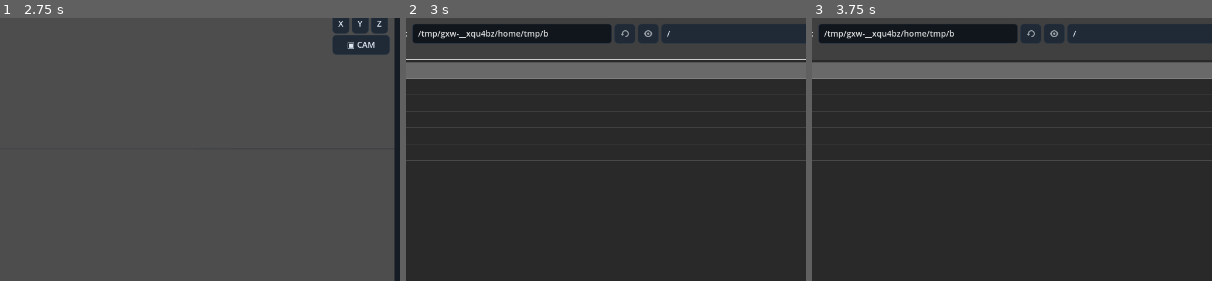
Above: before the commit, frames 1-3 (left to right).
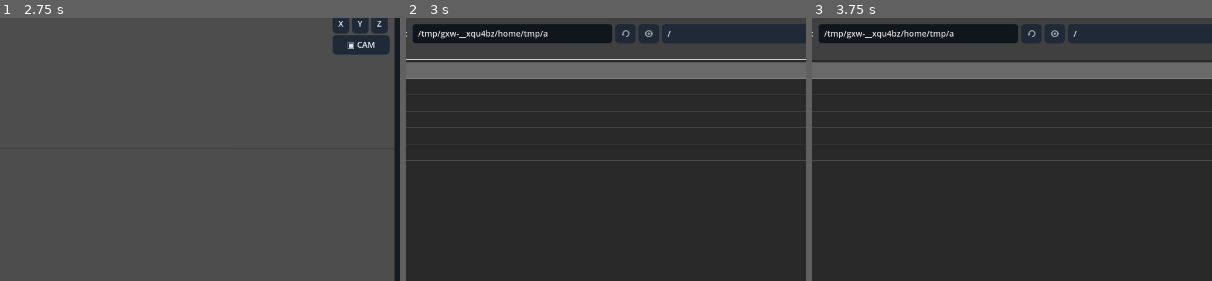
Above: after the commit, the same moments.

Repository: Onnevan/Kabuki
Game: Godot game, scene res://editor/main.tscn
Two runs of this game, one before a commit and one after it. Both use one fixed random seed, a clock stepped at 60 frames per second and the inputs below.
Inputs (mouse positions are % of the whole screen's width and height, from its top left):
- Up to frame 1 (2.75 s): click "↶" at 0.5 s; click "↷" at 1.25 s; click "OPEN" at 2 s
- Up to frame 2 (3 s): click "＋ IMPORT" at 2.75 s
- Up to frame 3 (3.75 s): click (37, 77) at 3.52 s; type "12" at 3.6 s
The pictures show only the part of the screen within x 27-77%, y 15-65%; the shares and areas given below are measured in that part.

Frame 1 is identical in both runs. In frame 2, 0.1% of the frame differs, in the area x 34-67%, y 3-9%; in frame 3, 0.1%.

Commit message:
Draw bone chains interactively in viewport

Diff:
--- a/editor/main.gd
+++ b/editor/main.gd
@@ -57,6 +57,9 @@
 var active_rig_id := ""
 var active_rig_runtime: Node3D
 var pending_parent_child_id := ""
+var rig_bone_draw_active := false
+var rig_bone_draw_parent := -1
+var rig_bone_draw_depth_point := Vector3.ZERO
 var drawing_data_by_object: Dictionary:
 	get: return drawing_controller.data_by_object
 var sculpt_mode := "push"
@@ -131,6 +134,12 @@
 	if not event is InputEventKey: return
 	var key_event := event as InputEventKey
 	if not key_event.pressed or key_event.echo: return
+	if workspace == "rigging" and rig_bone_draw_active and (key_event.keycode == KEY_ENTER or key_event.keycode == KEY_KP_ENTER):
+		_finish_rig_bone_drawing()
+		return
+	if workspace == "rigging" and rig_bone_draw_active and key_event.keycode == KEY_ESCAPE:
+		_finish_rig_bone_drawing()
+		return
 	if key_event.ctrl_pressed and key_event.keycode == KEY_Z:
 		if key_event.shift_pressed: %DrawingCanvas.redo_paint()
 		else: %DrawingCanvas.undo_paint()
@@ -764,6 +773,9 @@
 				else: orbiting = event.pressed
 				return
 			elif event.button_index == MOUSE_BUTTON_LEFT:
+				if workspace == "rigging" and rig_bone_draw_active:
+					if event.pressed: _add_rig_bone_point(event.position)
+					return
 				if drawing_3d_active:
 					if event.pressed: _begin_3d_stroke(event.position)
 					else: _finish_3d_stroke()
@@ -800,6 +812,9 @@
 			if Input.is_key_pressed(KEY_SHIFT): panning = event.pressed
 			else: orbiting = event.pressed
 		elif event.button_index == MOUSE_BUTTON_LEFT:
+			if workspace == "rigging" and rig_bone_draw_active:
+				if event.pressed: _add_rig_bone_point(event.position)
+				return
 			if event.pressed:
 				gizmo_axis = gizmo.pick_axis(event.position, camera) if selected_scene_node else TransformGizmo.Axis.NONE
 				if gizmo_axis != TransformGizmo.Axis.NONE:
@@ -1402,12 +1417,28 @@
 
 func _on_add_rig_bone() -> void:
 	var rig: RefCounted = _ensure_active_rig()
+	rig_bone_draw_active = true
+	rig_bone_draw_parent = -1
+	rig_bone_draw_depth_point = selected_scene_node.global_position if selected_scene_node != null else camera_rig.pivot
+	status.text = "Draw bones · click joints on the artwork · Enter to finish"
+
+func _add_rig_bone_point(screen_pos: Vector2) -> void:
+	if not rig_bone_draw_active: return
+	var rig: RefCounted = _ensure_active_rig()
+	var world_point: Vector3 = _screen_to_view_plane(screen_pos,rig_bone_draw_depth_point)
 	var rest := Transform3D.IDENTITY
-	rest.origin = selected_scene_node.global_position if selected_scene_node != null else camera_rig.pivot
-	var parent_index: int = rig.bones.size() - 1
-	var index: int = rig.add_bone("Bone %02d" % (rig.bones.size() + 1), parent_index, rest)
+	rest.origin = world_point
+	var index: int = rig.add_bone("Bone %02d" % (rig.bones.size() + 1),rig_bone_draw_parent,rest)
+	rig_bone_draw_parent = index
+	rig_bone_draw_depth_point = world_point
 	if active_rig_runtime != null: active_rig_runtime.rebuild_bones()
-	status.text = "Bone %02d created" % (index + 1)
+	status.text = "Bone %02d · click next joint · Enter to finish" % (index + 1)
+
+func _finish_rig_bone_drawing() -> void:
+	if not rig_bone_draw_active: return
+	rig_bone_draw_active = false
+	rig_bone_draw_parent = -1
+	status.text = "Bone chain finished"
 
 func _on_auto_weights() -> void:
 	if not selected_scene_node is MeshInstance3D:
